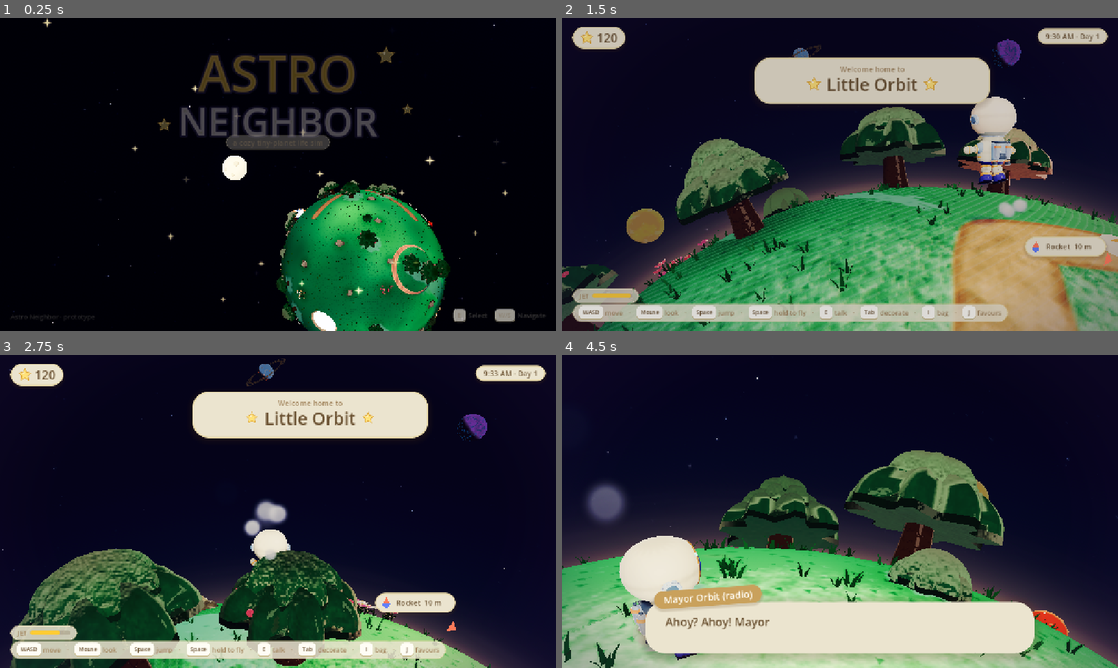
Above: before the commit, frames 1-4 (two rows, left to right).
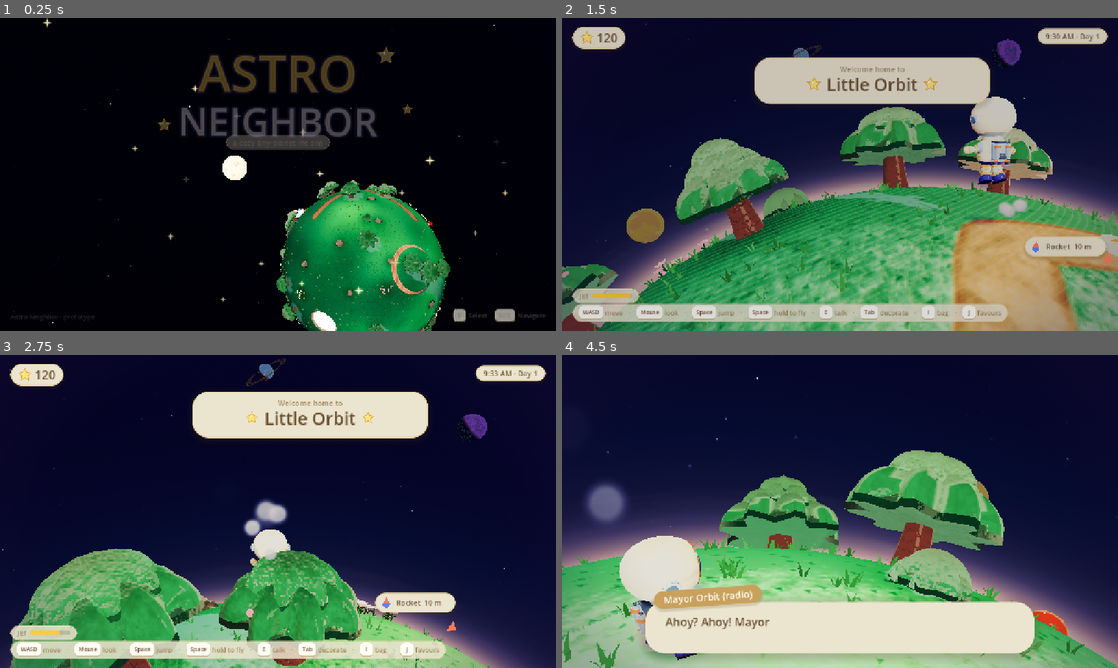
Above: after the commit, the same moments.

Repository: baglbot8/Astro-Neighbor
Game: Godot game, scene res://src/ui/title/title_screen.tscn
The game is run twice, just before and just after one commit, with the same random seed, the same clock (stepped at 60 frames per second) and the same inputs.
Inputs (mouse positions are in pixels of both pictures, inside the frame that each line leads up to):
- Up to frame 1 (0.25 s): no input
- Up to frame 2 (1.5 s): click "New Game" at 0.5 s; tap Enter (ui_accept) at 1.25 s; move the mouse to (867, 174) at 1.27 s; hold W (move_forward) from 1.28 s (still down); hold Space (boost) from 1.28 s (still down); click (867, 174) at 1.42 s
- Up to frame 3 (2.75 s): keep holding W (move_forward); tap Enter (ui_accept) at 1.52, 2.27 s; tap Shift (run) at 1.55, 2.1 s; move the mouse to (250, 511) at 2.02 s; release Space (boost) at 2.03 s; click (250, 511) at 2.17 s; tap Space (boost) at 2.3 s
- Up to frame 4 (4.5 s): move the mouse to (851, 505) at 2.77 s; hold Space (boost) 2.78-3.53 s; click (851, 505) at 2.92 s; tap Shift (run) at 3.05 s; move the mouse to (834, 517) at 3.52 s; tap M (camera_down) at 3.6 s; click (834, 517) at 3.67 s; tap Enter (ui_accept) at 3.77 s; tap Space (boost) at 3.8 s; move the mouse to (1006, 558) at 4.27 s; release W (move_forward) at 4.28 s; hold A (move_left) from 4.28 s (still down); hold Shift (run) from 4.28 s (still down); tap H (camera_left) at 4.35 s; click (1006, 558) at 4.42 s

The runs differ from the first frame. In frame 1, 1.7% of the frame differs, in the area x 49-81%, y 51-100%; in frame 2, 17%; in frame 3, 17%; in frame 4, 23%, in the area x 0-100%, y 11-100%.

Commit message:
Fix seven faults found playtesting the web build on a real iPhone
Input, and the two that made it unplayable:
* Camera swung wildly on every button press. A phone emits an emulated mouse
  event per finger; CameraRig had mouse look armed regardless of platform and
  accumulated them. Mouse look is now off when Platform.is_mobile().
* After landing, the joystick only panned the camera. TouchControls kept stale
  pointer state across a planet load, leaving _stick.active true, so every touch
  on the stick fell through to the camera zone. It now releases and re-lays-out
  on planet_loaded.
* The rocket card told the player to press Esc. It now has a Stay here button on
  mobile, tap-to-fly wording, no E on the Launch pill, and room for the button.

Performance and colour:
* Low-power profile under Compatibility or mobile: no MSAA (FXAA instead), hard
  shadows, and glow and SSAO off. The seven-level additive glow was both a large
  fill-rate cost and the cause of the whole picture blooming into white.
* Sky was black instead of navy: the shader authors display-referred colour and
  inverts ACES so the tonemapper returns it unchanged, and that round trip does
  not close under Compatibility (measured 29,28,57 vs 8,5,31). A gated lift
  before the inverse curve recovers it.
* Foliage was too dark in the browser. Fixed by lifting the shader's own
  light_gain (canopy value 0.293 -> 0.468, target 0.513), NOT by the albedo
  divide that item 32 records failing twice — re-tested with glow off in case
  glow was the amplifier, and it blew the trees white again.

Desktop is untouched: a pixel diff with every change in differs by 0.23%,
confined to the astronaut's animation, against a 0.32% run-to-run noise floor.

Co-Authored-By: Claude Opus 5 <noreply@anthropic.com>

Diff:
--- a/src/autoload/platform.gd
+++ b/src/autoload/platform.gd
@@ -37,6 +37,29 @@
 	# game which control scheme a real phone actually got — see the browser note in _detect().
 	print("[Platform] ui mode: ", mode_name(), " (forced: ", _forced, ")")
 	_apply_renderer_parity()
+	_apply_quality_profile()
+
+
+## LOW-POWER PROFILE for phones and the browser build. Reported from a real iPhone: heavy lag,
+## the whole picture blurring into white, and the phone heating up. The project ships desktop
+## quality — highest soft-shadow filter, 4x MSAA, 16x anisotropic, and a seven-level additive
+## glow — and a phone GPU pays for all of it every frame at full screen resolution. This is
+## applied ONLY when the renderer is Compatibility or the UI is mobile, so the desktop build
+## the player likes is untouched.
+func _apply_quality_profile() -> void:
+	if not (is_compatibility_renderer() or is_mobile()):
+		return
+	var vp := get_viewport()
+	if vp != null:
+		# MSAA is a per-pixel cost across the whole frame and is the single most expensive
+		# setting here on mobile hardware.
+		vp.msaa_3d = Viewport.MSAA_DISABLED
+		vp.screen_space_aa = Viewport.SCREEN_SPACE_AA_FXAA
+	# Soft shadows at filter quality 4 take many taps per pixel. Hard shadows keep the shape
+	# (which is what reads on a small screen) at a fraction of the cost.
+	RenderingServer.directional_soft_shadow_filter_set_quality(RenderingServer.SHADOW_QUALITY_HARD)
+	RenderingServer.positional_soft_shadow_filter_set_quality(RenderingServer.SHADOW_QUALITY_HARD)
+	print("[Platform] low-power profile applied (no MSAA, hard shadows)")
 
 
 ## Compatibility is the renderer WITHOUT a RenderingDevice. True for the web export (forced onto
--- a/src/player/camera_rig.gd
+++ b/src/player/camera_rig.gd
@@ -648,7 +648,15 @@
 ## Recomputes whether the mouse owns the camera, and mirrors it onto the OS cursor. Cheap; called
 ## every frame as well as on the modal signals, because a cutscene freezes the player without one.
 func _update_mouse_capture() -> void:
-	var want := not _mouse_blocked and not _mouse_freed_by_player and not EventBus.is_modal_open() and _gameplay_active()
+	# NOT ON MOBILE. A phone (and a touch browser) emits an EMULATED mouse event for every finger,
+	# with a `relative` that jumps from wherever the last one was to the new touch point. With
+	# mouse look armed, `_unhandled_input` accumulated those, so tapping Jump or Fly threw the
+	# camera across the sky — reported from a real iPhone. On mobile the camera belongs to
+	# TouchControls, which drives it through add_look_px(). This is checked every frame, so the
+	# pause menu's Controls setting switches it live.
+	var want := (not _mouse_blocked and not _mouse_freed_by_player
+		and not EventBus.is_modal_open() and _gameplay_active()
+		and not Platform.is_mobile())
 	if want == _mouse_look:
 		return
 	_mouse_look = want
--- a/src/rocket/pad_destination_picker.gd
+++ b/src/rocket/pad_destination_picker.gd
@@ -60,6 +60,8 @@
 var _scrim: ColorRect
 var _desc_label: Label
 var _hint: PanelContainer
+## Mobile-only way out. There is no Esc key on a phone, and the hint said to press one.
+var _stay_btn: Button
 var _armed := false
 var _arm_timer := 0.0
 var _closing := false
@@ -109,7 +111,11 @@
 	column.alignment = BoxContainer.ALIGNMENT_END
 	column.add_theme_constant_override("separation", 12)
 	column.set_anchors_and_offsets_preset(Control.PRESET_BOTTOM_WIDE)
-	column.offset_top = -470.0
+	# The column is a fixed-height strip anchored to the bottom. Mobile adds a 'Stay here' button
+	# below the hint, which pushed the stack past 470 px and clipped the button off the bottom of
+	# the screen. Give the touch build the headroom it needs. (The viewport is a virtual 720 high
+	# on every device — canvas_items stretch — so this is the same on any phone.)
+	column.offset_top = -570.0 if MobileUI.is_mobile() else -470.0
 	column.offset_bottom = -EDGE
 	column.mouse_filter = Control.MOUSE_FILTER_IGNORE
 	root.add_child(column)
@@ -155,9 +161,22 @@
 	_hint.theme_type_variation = "HudPillSoft"
 	_hint.size_flags_horizontal = Control.SIZE_SHRINK_CENTER
 	_hint.mouse_filter = Control.MOUSE_FILTER_IGNORE
-	_hint.add_child(UIStyle.make_label("◀ ▶ choose  ·  E launch  ·  Esc stay here", "Hint",
-		HORIZONTAL_ALIGNMENT_CENTER))
+	# The hint has to describe the controls the player actually HAS. On a phone there is no Esc
+	# key and no arrow keys, and this card told them to press Esc to back out — reported from a
+	# real iPhone as "no escape button". Tiles are already tappable, so mobile only needs a way out.
+	var mobile := MobileUI.is_mobile()
+	_hint.add_child(UIStyle.make_label(
+		"tap a planet to fly" if mobile else "◀ ▶ choose  ·  E launch  ·  Esc stay here",
+		"Hint", HORIZONTAL_ALIGNMENT_CENTER))
 	column.add_child(_hint)
+
+	# Built in BOTH modes and hidden on desktop, so a runtime Controls switch has one to show —
+	# the same rule ItemGridPanel follows for its header close button.
+	_stay_btn = UIStyle.make_button("Stay here", "Pill")
+	_stay_btn.size_flags_horizontal = Control.SIZE_SHRINK_CENTER
+	_stay_btn.pressed.connect(_cancel)
+	column.add_child(_stay_btn)
+	_apply_mobile_exit()
 
 	_refresh()
 	UIStyle.pop_in(_card, 0.32)
@@ -209,7 +228,9 @@
 	pill.mouse_filter = Control.MOUSE_FILTER_IGNORE
 	pill.add_theme_stylebox_override("panel",
 		UIStyle.make_pill_style(UIStyle.YELLOW, UIStyle.YELLOW_EDGE, 3, 4, 16.0, 5.0))
-	var pill_label := UIStyle.make_label("E  Launch", "Hint", HORIZONTAL_ALIGNMENT_CENTER)
+	# No "E" on a phone — there is no keyboard. The tile itself is the tap target there.
+	var pill_label := UIStyle.make_label(
+		"Launch" if MobileUI.is_mobile() else "E  Launch", "Hint", HORIZONTAL_ALIGNMENT_CENTER)
 	pill_label.add_theme_color_override("font_color", UIStyle.FOCUS_ON_WARM)
 	pill.add_child(pill_label)
 	inner.add_child(pill)
@@ -237,9 +258,7 @@
 			_armed = true
 			_refresh_pills()
 	if Input.is_action_just_pressed("cancel"):
-		_close()
-		cancelled.emit()
-		UIStyle.play_cancel()
+		_cancel()
 		return
 	if Input.is_action_just_pressed("interact"):
 		_confirm()
@@ -309,6 +328,24 @@
 		_launch_pills[i].modulate.a = (1.0 if _armed else 0.3) if on else 0.0
 
 
+## The single way out, shared by the `cancel` action and the mobile "Stay here" button.
+func _cancel() -> void:
+	if _closing:
+		return
+	_close()
+	cancelled.emit()
+	UIStyle.play_cancel()
+
+
+## Sized for a thumb on mobile (R2.10 MIN_TOUCH), hidden entirely on desktop.
+func _apply_mobile_exit() -> void:
+	if _stay_btn == null:
+		return
+	var mobile := MobileUI.is_mobile()
+	_stay_btn.visible = mobile
+	_stay_btn.custom_minimum_size = Vector2(MobileUI.MIN_TOUCH * 2.4, MobileUI.MIN_TOUCH) if mobile else Vector2.ZERO
+
+
 func _close() -> void:
 	_closing = true
 	var t := create_tween()
--- a/src/shaders/planet_foliage.gdshader
+++ b/src/shaders/planet_foliage.gdshader
@@ -22,6 +22,15 @@
 render_mode cull_back, depth_draw_opaque, diffuse_lambert, specular_schlick_ggx;
 #include "res://src/shaders/planet_common.gdshaderinc"
 #include "res://src/shaders/surface_detail.gdshaderinc"
+
+// WEB PARITY (docs/OPEN_ISSUES.md 32). Under the Compatibility (WebGL2) renderer the canopy
+// comes out far too dark: measured V 0.293 against a Forward+ target of 0.513. The correction
+// is a straight LIFT of this shader's own light gain, NOT a corrective albedo divide — that
+// was tried twice and rendered the trees white and pink both times, because dividing by a dark
+// leaf albedo is a ~14x multiply that clips into the ACES shoulder where chroma collapses.
+// `astro_compat` is 1.0 only under Compatibility, so this is a no-op on desktop and mobile.
+global uniform float astro_compat;
+uniform float compat_light_boost : hint_range(1.0, 6.0) = 3.6;
 
 uniform vec4 albedo : source_color = vec4(1.0);
 uniform float sway_amount = 0.05;
@@ -212,7 +221,7 @@
 		shade *= clamp(1.0 + (ndl - dot(v_flat_nrm, LIGHT)) * surface_light, 0.82, 1.14);
 		vec3 shaded = pc_pastel(ALBEDO * mix(vec3(1.0), shade_tint.rgb, shade_strength), shade_s_max, shade_desat);
 		vec3 col = mix(shaded, ALBEDO, lit) * shade;
-		vec3 composed = pc_pastel(col * LIGHT_COLOR / PI, light_s_max, 0.0) * light_gain;
+		vec3 composed = pc_pastel(col * LIGHT_COLOR / PI, light_s_max, 0.0) * (light_gain * mix(1.0, compat_light_boost, astro_compat));
 		DIFFUSE_LIGHT += pc_light_term(composed, ALBEDO);
 		// R2.9: a hint of subsurface warmth where the sun passes through a leaf. Strongest looking
 		// INTO the sun through the shaded side of the canopy, which is when you really see it.
--- a/src/shaders/sky.gdshader
+++ b/src/shaders/sky.gdshader
@@ -80,6 +80,17 @@
 // ---- display-referred output ---------------------------------------------------------------
 uniform float tonemap_white = 6.0;
 uniform float display_cap : hint_range(0.3, 1.0) = 0.85;
+// WEB PARITY (docs/OPEN_ISSUES.md 32). This sky is authored in DISPLAY-REFERRED colour and
+// pushed back through the inverse ACES curve so the renderer's tonemapper returns the palette
+// unchanged. That round trip does not close under the Compatibility (WebGL2) renderer, which
+// the web export is forced onto: measured over the upper sky, Forward+ renders (29,28,57) —
+// the intended navy — and Compatibility renders (8,5,31), which reads as flat black on a
+// phone. Reported from a real iPhone as 'the sky is black instead of navy'.
+// The lift is applied BEFORE the inverse curve, so it moves the authored colour rather than
+// scaling the result: the curve is steep down there, so darks recover far more than the sun
+// and stars, which are added afterwards and are untouched.
+global uniform float astro_compat;
+uniform float compat_sky_gain : hint_range(1.0, 4.0) = 1.35;
 
 const float WISP_PERIOD = 9.0;
 // Stars are clamped just under Environment.glow_hdr_threshold so they stay crisp pinpoints
@@ -280,7 +291,7 @@
 		}
 
 		// ---- to HDR ----------------------------------------------------------------------
-		col = aces_inverse(cap_display(col, display_cap), tonemap_white);
+		col = aces_inverse(cap_display(col * mix(1.0, compat_sky_gain, astro_compat), display_cap), tonemap_white);
 
 		// ---- stars: always present, dimmer by day ---------------------------------------
 		// Suppressed inside the bright limb band (the only place there is enough dust to
--- a/src/ui/mobile/touch_controls.gd
+++ b/src/ui/mobile/touch_controls.gd
@@ -291,6 +291,13 @@
 
 func _on_planet_loaded(_id: String) -> void:
 	_rig = null
+	# LET GO OF EVERYTHING. A finger that was down when the rocket left — or any pointer state
+	# that survived the scene swap — left `_stick.active` true, and `_pointer_down` refuses the
+	# stick while it is active. Every later touch on the stick then fell through to the camera,
+	# so after landing the joystick only panned the view and the astronaut would not move.
+	# Reported from a real iPhone after the first flight.
+	_release_everything()
+	_layout()
 
 
 # ----------------------------------------------------------------------------- pointer routing
--- a/src/world/environment.gd
+++ b/src/world/environment.gd
@@ -85,6 +85,8 @@
 ## its use below, and re-measure BOTH renderers if you change it.
 const COMPAT_AMBIENT_SCALE := 0.75
 var _ambient_scale: float = 1.0
+## True on a phone or in the browser: see _apply_quality_profile in the Platform autoload.
+var _low_power := false
 ## Colour grade LUT (see _grade_lut). Sampled per channel, so each stop shapes R, G and B separately.
 const GRADE_OFFSETS := [0.0, 0.25, 0.6, 1.0]
 ## The top stop is deliberately BELOW 1.0. R2.6: "no near-clipping whites - cap ~0.92". The grade
@@ -159,6 +161,7 @@
 var _sky_bodies: SkyBodies
 
 func _ready() -> void:
+	_low_power = Platform.is_compatibility_renderer() or Platform.is_mobile()
 	_ambient_scale = COMPAT_AMBIENT_SCALE if Platform.is_compatibility_renderer() else 1.0
 	planet_data = data_override if data_override != null else _find_planet_data()
 	planet_radius = planet_data.radius
@@ -437,7 +440,11 @@
 	# Bloom is deliberately gentle (style guide: strength ~0.6, threshold ~1.0). The threshold sits
 	# just above the painted sky's HDR value so only the sun, moons and real emissives glow, and the
 	# luminance cap stops a lamp core from smearing a white disc over half the screen.
-	_env.glow_enabled = true
+	# GLOW OFF ON MOBILE / IN THE BROWSER. Seven glow levels with additive blending is a large
+	# fill-rate cost, and on a real iPhone it also bloomed the whole picture into white — the
+	# player's report was that everything looked bright and 'blurred with whites'. Compatibility
+	# supports fewer glow modes than Forward+ anyway, so this is not the look it is on desktop.
+	_env.glow_enabled = not _low_power
 	_env.glow_blend_mode = Environment.GLOW_BLEND_MODE_ADDITIVE
 	_env.glow_hdr_threshold = GLOW_THRESHOLD
 	_env.glow_hdr_scale = 1.0
@@ -451,7 +458,10 @@
 	_env.set_glow_level(4, 0.25)
 	_env.set_glow_level(5, 0.1)
 	_env.set_glow_level(6, 0.0)
-	_env.ssao_enabled = true
+	# SSAO is UNSUPPORTED under Compatibility — asking for it there only costs setup and misleads
+	# anyone reading this. Measured: disabling it changes a Forward+ frame by 0.000, because the
+	# ground and foliage shaders drive their own AO channel.
+	_env.ssao_enabled = not _low_power
 	_env.ssao_radius = 0.8
 	_env.ssao_intensity = 1.1
 	_env.ssao_power = 1.5
Not shown, changed: docs/OPEN_ISSUES.md
